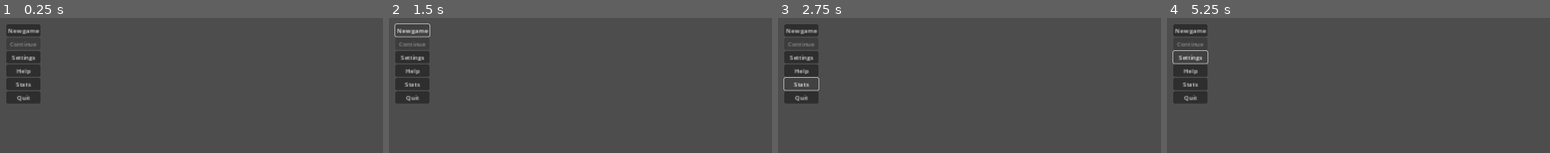
Above: before the commit, frames 1-4 (left to right).
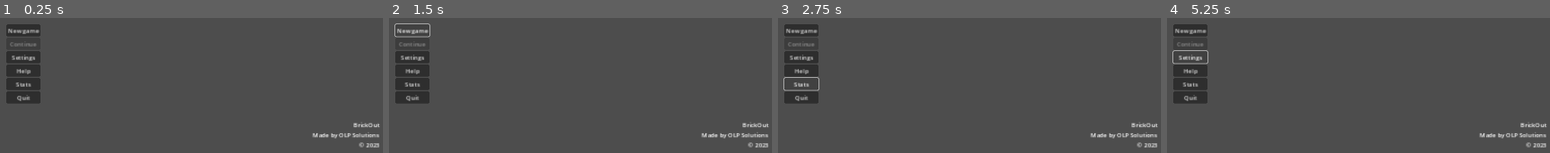
Above: after the commit, the same moments.

Repository: O-39889/brickout
Game: Godot game, scene res://scenes/MainMenu.tscn
Two runs of this game, one before a commit and one after it. Both use one fixed random seed, a clock stepped at 60 frames per second and the inputs below. This scene is started directly instead of the project's main scene.
Inputs:
- Up to frame 1 (0.25 s): no input
- Up to frame 2 (1.5 s): click "New game" at 0.5 s; click "New game" at 1.25 s
- Up to frame 3 (2.75 s): click "Stats" at 2 s
- Up to frame 4 (5.25 s): click "Stats" at 2.75 s; click "New game" at 3.5 s; click "Stats" at 4.25 s; click "Settings" at 5 s

The runs differ from the first frame. In frame 1, 0.7% of the frame differs, in the area x 81-100%, y 77-97%; in frame 2, 0.7%; in frame 3, 0.7%; in frame 4, 0.7%.

Commit message:
Add stuff to main menu

Diff:
--- a/scenes/MainMenu.tscn
+++ b/scenes/MainMenu.tscn
@@ -1,6 +1,9 @@
-[gd_scene format=3 uid="uid://c42uau2bh2d6l"]
+[gd_scene load_steps=2 format=3 uid="uid://c42uau2bh2d6l"]
+
+[ext_resource type="Script" path="res://scripts/MainMenu.gd" id="1_ncyg4"]
 
 [node name="MainMenu" type="Node2D"]
+script = ExtResource("1_ncyg4")
 
 [node name="GUI" type="CanvasLayer" parent="."]
 
@@ -37,3 +40,18 @@
 [node name="QuitBtn" type="Button" parent="GUI/Buttons"]
 layout_mode = 2
 text = "Quit"
+
+[node name="MeLbl" type="Label" parent="GUI"]
+anchors_preset = -1
+anchor_left = 1.0
+anchor_top = 1.0
+anchor_right = 1.0
+anchor_bottom = 1.0
+offset_right = -10.0
+offset_bottom = -10.0
+grow_horizontal = 0
+grow_vertical = 0
+text = "BrickOut
+Made by OLP Solutions
+© "
+horizontal_alignment = 2
--- /dev/null
+++ b/scripts/MainMenu.gd
@@ -0,0 +1,11 @@
+extends Node2D
+
+
+# Called when the node enters the scene tree for the first time.
+func _ready():
+	find_child("MeLbl").text += str(Time.get_date_dict_from_system()['year']);
+
+
+# Called every frame. 'delta' is the elapsed time since the previous frame.
+func _process(delta):
+	pass
